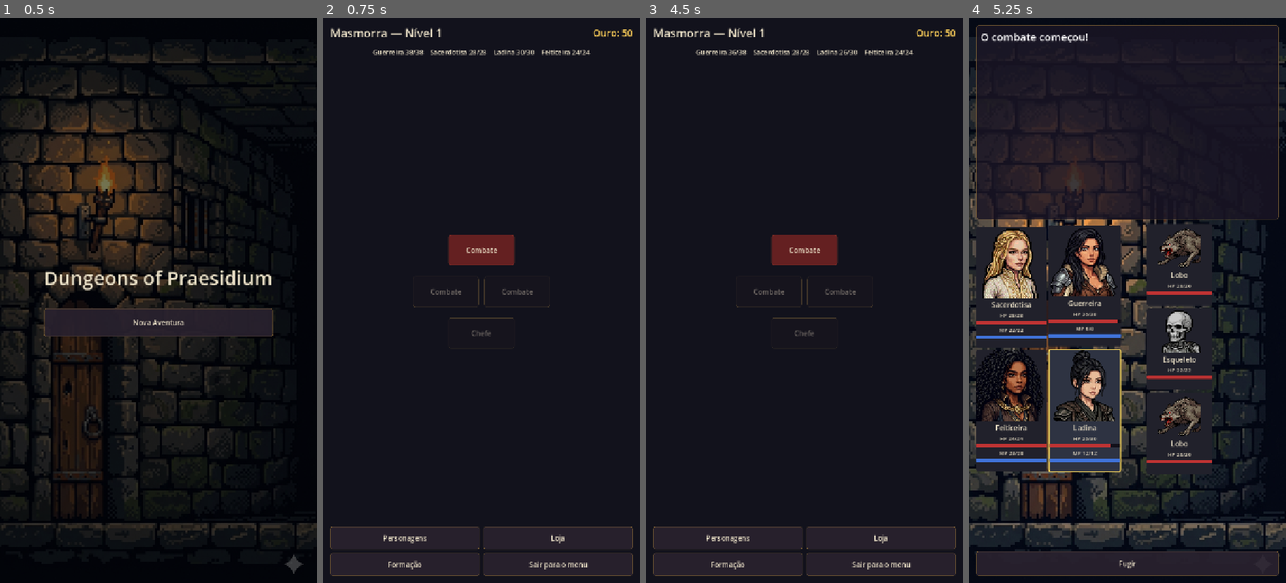
Above: before the commit, frames 1-4 (left to right).
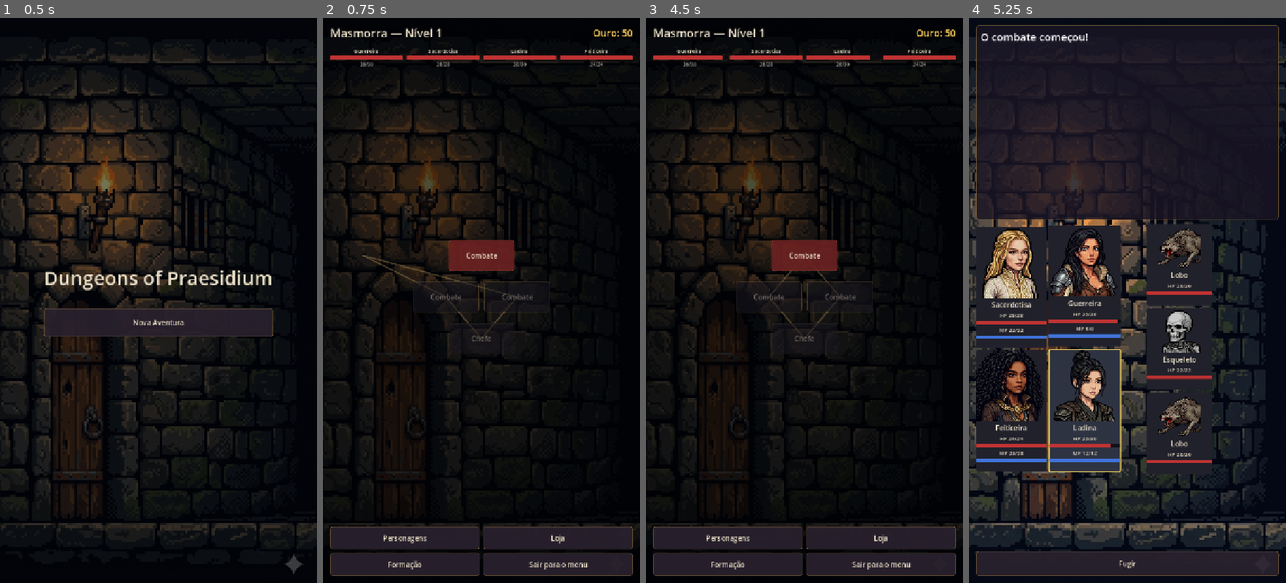
Above: after the commit, the same moments.

Repository: RoxtonRD/dungeon-rpg
Game: Godot game, scene res://scenes/main.tscn
Same seed, same stepped clock (60 frames per second), same inputs: the game is played once before the commit and once after it.
Inputs:
- Up to frame 1 (0.5 s): no input
- Up to frame 2 (0.75 s): click "Nova Aventura" at 0.5 s
- Up to frame 3 (4.5 s): click "Combate" at 1.25 s; click "Personagens" at 2 s; click "Loja" at 2.75 s; click "Formação" at 3.5 s; click "Continuar" at 4.25 s
- Up to frame 4 (5.25 s): click "Combate" at 5 s

Frame 1 is identical in both runs. In frame 2, 6.7% of the frame differs, in the area x 0-98%, y 5-91%; in frame 3, 6.5%; in frame 4, nothing differs.

Commit message:
polish(ui): dungeon map overhaul - background, floor lines, party HP bars
Replace the flat black map with a dimmed bg_combat backdrop; add a MapLines layer that draws connecting lines between each node and the next floor's nodes (brighter into the reachable floor); replace the tiny party-status text with per-hero red HP bars. Coords computed via global_position offset since Control has no to_local().

Co-Authored-By: Claude Opus 4.8 <noreply@anthropic.com>

Diff:
--- a/scripts/dungeon/dungeon_map.gd
+++ b/scripts/dungeon/dungeon_map.gd
@@ -32,8 +32,9 @@
 
 @onready var title_label: Label = %TitleLabel
 @onready var gold_label: Label = %GoldLabel
-@onready var party_status: Label = %PartyStatus
+@onready var party_status: HBoxContainer = %PartyStatus
 @onready var map_area: VBoxContainer = %MapArea
+@onready var map_lines: Control = %MapLines
 @onready var inventory_button: Button = %InventoryButton
 @onready var shop_button: Button = %ShopButton
 @onready var formation_button: Button = %FormationButton
@@ -75,6 +76,9 @@
 func _ready() -> void:
 	SafeArea.apply($VBox)
 	gold_label.add_theme_color_override("font_color", Color(1.0, 0.82, 0.35))
+	# Redraw the floor-connection lines whenever the map area re-lays-out.
+	map_lines.draw.connect(_draw_map_lines)
+	map_area.resized.connect(map_lines.queue_redraw)
 	inventory_button.pressed.connect(_on_inventory_pressed)
 	shop_button.pressed.connect(_on_shop_pressed)
 	formation_button.pressed.connect(_on_formation_pressed)
@@ -131,7 +135,7 @@
 func _refresh() -> void:
 	title_label.text = "Masmorra — Nível %d" % run.level
 	gold_label.text = "Ouro: %d" % GameState.gold
-	party_status.text = _party_summary()
+	_rebuild_party_bar()
 	var reachable_floor := run.current_floor + 1
 	for node in _node_buttons:
 		var btn: Button = _node_buttons[node]
@@ -140,15 +144,66 @@
 			label = "✓ " + label
 		btn.text = label
 		btn.disabled = node.floor_index != reachable_floor
-
-
-func _party_summary() -> String:
-	var s := ""
+	map_lines.queue_redraw.call_deferred()
+
+
+## Builds one compact entry per hero: class name + a red HP bar + HP text.
+func _rebuild_party_bar() -> void:
+	for child in party_status.get_children():
+		child.queue_free()
 	for h in Party.heroes:
-		if not s.is_empty():
-			s += "    "
-		s += "%s %d/%d" % [h.class_data.display_name, h.hp, h.max_hp()]
-	return s
+		var col := VBoxContainer.new()
+		col.size_flags_horizontal = Control.SIZE_EXPAND_FILL
+		col.add_theme_constant_override("separation", 2)
+
+		var name_lbl := Label.new()
+		name_lbl.text = h.class_data.display_name
+		name_lbl.horizontal_alignment = HORIZONTAL_ALIGNMENT_CENTER
+		name_lbl.add_theme_font_size_override("font_size", 12)
+		col.add_child(name_lbl)
+
+		var bar := ProgressBar.new()
+		bar.theme_type_variation = "HpBar"
+		bar.custom_minimum_size = Vector2(0, 10)
+		bar.show_percentage = false
+		bar.max_value = maxi(1, h.max_hp())
+		bar.value = h.hp
+		col.add_child(bar)
+
+		var hp_lbl := Label.new()
+		hp_lbl.text = "%d/%d" % [h.hp, h.max_hp()]
+		hp_lbl.horizontal_alignment = HORIZONTAL_ALIGNMENT_CENTER
+		hp_lbl.add_theme_font_size_override("font_size", 11)
+		hp_lbl.modulate = Color(0.8, 0.8, 0.85)
+		col.add_child(hp_lbl)
+
+		party_status.add_child(col)
+
+
+## Draws connecting lines between every node and the nodes on the next floor
+## (reachability is "any node in the next floor"). Lines feeding the currently
+## reachable floor are drawn brighter. Runs on MapLines' draw signal.
+func _draw_map_lines() -> void:
+	if run == null or _node_buttons.is_empty():
+		return
+	var reachable_floor := run.current_floor + 1
+	var dim := Color(0.6, 0.5, 0.3, 0.45)
+	var bright := Color(1.0, 0.82, 0.35, 0.8)
+	for f in range(run.floors.size() - 1):
+		for a in run.floors[f]:
+			var btn_a: Button = _node_buttons.get(a)
+			if btn_a == null or btn_a.size == Vector2.ZERO:
+				return  # Not laid out yet; resized signal will redraw.
+			var pa: Vector2 = btn_a.get_global_rect().get_center() - map_lines.global_position
+			for b in run.floors[f + 1]:
+				var btn_b: Button = _node_buttons.get(b)
+				if btn_b == null:
+					continue
+				var pb: Vector2 = btn_b.get_global_rect().get_center() - map_lines.global_position
+				var to_reachable := (f + 1) == reachable_floor
+				map_lines.draw_line(pa, pb,
+					bright if to_reachable else dim,
+					3.0 if to_reachable else 2.0, true)
 
 
 func _on_node_pressed(node: DungeonNode) -> void:
--- a/scripts/dungeon/dungeon_map.tscn
+++ b/scripts/dungeon/dungeon_map.tscn
@@ -1,6 +1,7 @@
-[gd_scene format=3 uid="uid://vijrwmnt4vmq"]
+[gd_scene load_steps=3 format=3 uid="uid://vijrwmnt4vmq"]
 
 [ext_resource type="Script" uid="uid://g14d5ctbofgo" path="res://scripts/dungeon/dungeon_map.gd" id="1"]
+[ext_resource type="Texture2D" path="res://assets/backgrounds/bg_combat.png" id="2"]
 
 [node name="DungeonMap" type="Control" unique_id=1330987694]
 layout_mode = 3
@@ -11,14 +12,28 @@
 grow_vertical = 2
 script = ExtResource("1")
 
-[node name="Background" type="ColorRect" parent="." unique_id=474183907]
-layout_mode = 1
-anchors_preset = 15
-anchor_right = 1.0
-anchor_bottom = 1.0
-grow_horizontal = 2
-grow_vertical = 2
-color = Color(0.07, 0.07, 0.11, 1)
+[node name="Background" type="TextureRect" parent="." unique_id=474183907]
+layout_mode = 1
+anchors_preset = 15
+anchor_right = 1.0
+anchor_bottom = 1.0
+grow_horizontal = 2
+grow_vertical = 2
+mouse_filter = 2
+modulate = Color(0.3, 0.3, 0.3, 1)
+texture = ExtResource("2")
+expand_mode = 1
+stretch_mode = 6
+
+[node name="MapLines" type="Control" parent="." unique_id=474183908]
+unique_name_in_owner = true
+layout_mode = 1
+anchors_preset = 15
+anchor_right = 1.0
+anchor_bottom = 1.0
+grow_horizontal = 2
+grow_vertical = 2
+mouse_filter = 2
 
 [node name="VBox" type="VBoxContainer" parent="." unique_id=2066289224]
 layout_mode = 1
@@ -50,12 +65,10 @@
 text = "Ouro: 0"
 vertical_alignment = 1
 
-[node name="PartyStatus" type="Label" parent="VBox" unique_id=1372335489]
-unique_name_in_owner = true
-layout_mode = 2
-theme_override_font_sizes/font_size = 15
-horizontal_alignment = 1
-autowrap_mode = 2
+[node name="PartyStatus" type="HBoxContainer" parent="VBox" unique_id=1372335489]
+unique_name_in_owner = true
+layout_mode = 2
+theme_override_constants/separation = 8
 
 [node name="MapArea" type="VBoxContainer" parent="VBox" unique_id=1938838337]
 unique_name_in_owner = true
